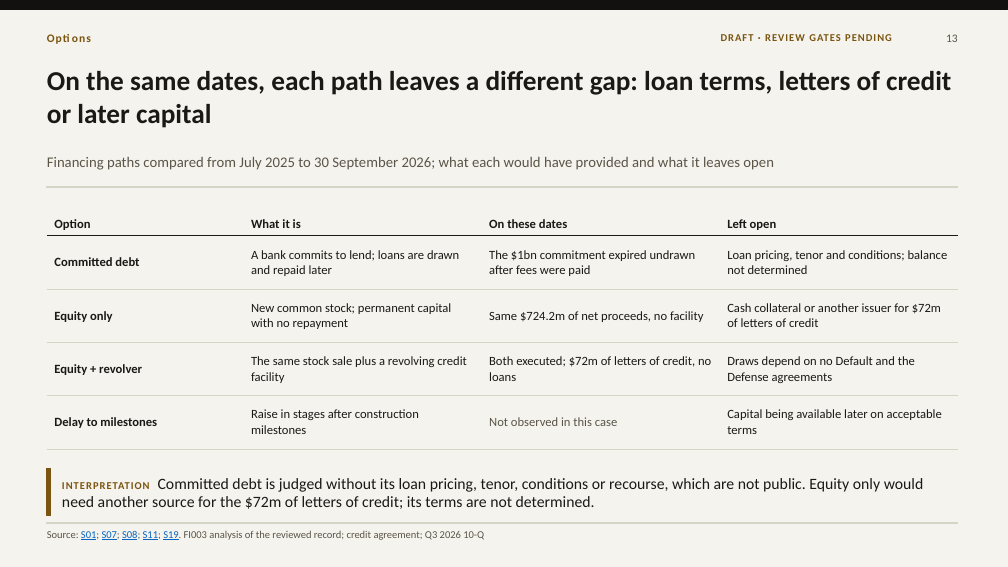
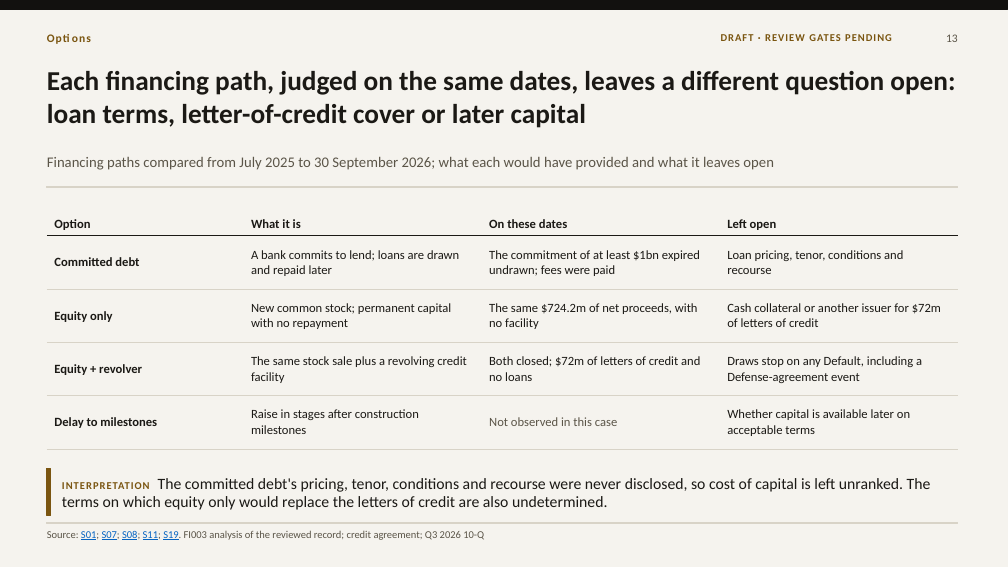
Before and after one commit to VSSpowerlifting/strategic-materials-policy-tracker, a slide deck: slide 13 of research/fi003/outputs/presentation-draft-v100/fi003-mp-materials-10x-financing-draft-1.0.pptx. Drawn at 1008x567 pixels with LibreOffice and Linux fonts; fonts in the diff are those of the drawing. Boxes give left, top, right and bottom in pixels: in the first picture for what was removed or moved away, otherwise in the second. Text is boxed around its words. In the diff, an @@ line names an element or a change of style, - is before the commit and + after.

```diff
--- a/research/fi003/outputs/presentation-draft-v100/fi003-mp-materials-10x-financing-draft-1.0.pptx
+++ b/research/fi003/outputs/presentation-draft-v100/fi003-mp-materials-10x-financing-draft-1.0.pptx
@@ text at (x1=47, y1=71, x2=955, y2=128): text changed @@
-On the same dates, each path leaves a different gap: loan terms, letters of credit or later capital
+Each financing path, judged on the same dates, leaves a different question open: loan terms, letter-of-credit cover or later capital
@@ table at (x1=47, y1=198, x2=958, y2=440) @@
-row 2, column 3: The $1bn commitment expired undrawn after fees were paid
+row 2, column 3: The commitment of at least $1bn expired undrawn; fees were paid
-row 2, column 4: Loan pricing, tenor and conditions; balance not determined
+row 2, column 4: Loan pricing, tenor, conditions and recourse
-row 3, column 3: Same $724.2m of net proceeds, no facility
+row 3, column 3: The same $724.2m of net proceeds, with no facility
-row 4, column 3: Both executed; $72m of letters of credit, no loans
+row 4, column 3: Both closed; $72m of letters of credit and no loans
-row 4, column 4: Draws depend on no Default and the Defense agreements
+row 4, column 4: Draws stop on any Default, including a Defense-agreement event
-row 5, column 4: Capital being available later on acceptable terms
+row 5, column 4: Whether capital is available later on acceptable terms
@@ text at (x1=62, y1=478, x2=931, y2=510): text changed @@
-INTERPRETATION Committed debt is judged without its loan pricing, tenor, conditions or recourse, which are not public. Equity only would need another source for the $72m of letters of credit; its terms are not determined.
+INTERPRETATION The committed debt's pricing, tenor, conditions and recourse were never disclosed, so cost of capital is left unranked. The terms on which equity only would replace the letters of credit are also undetermined.
```
Also in this commit, not shown: 17 other slides changed, 16 other files.
